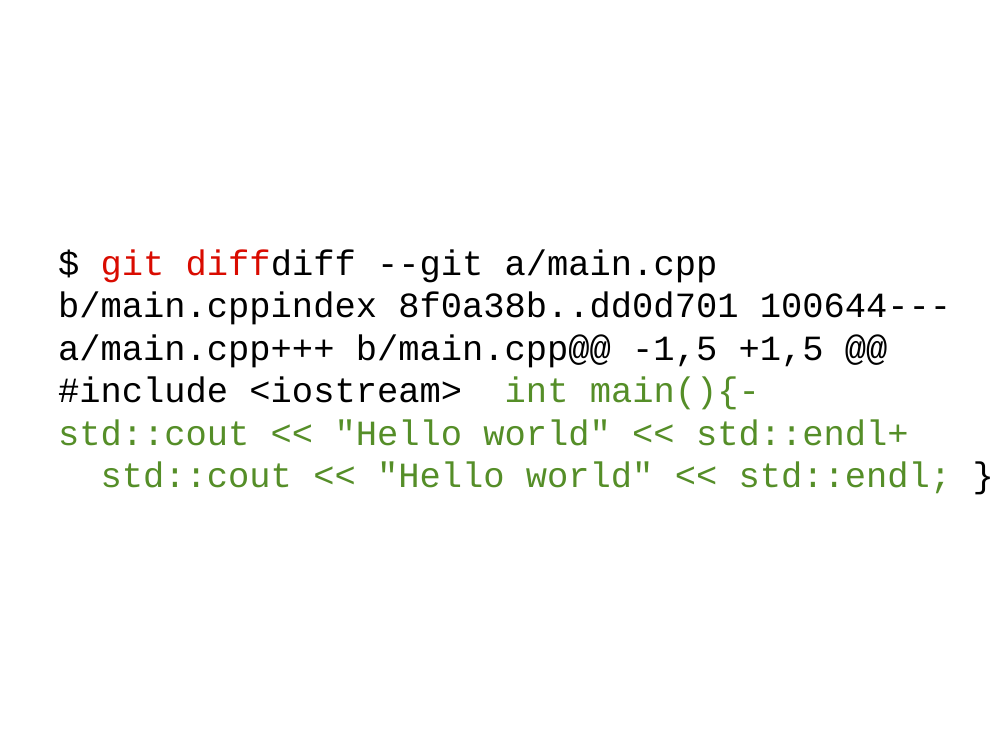
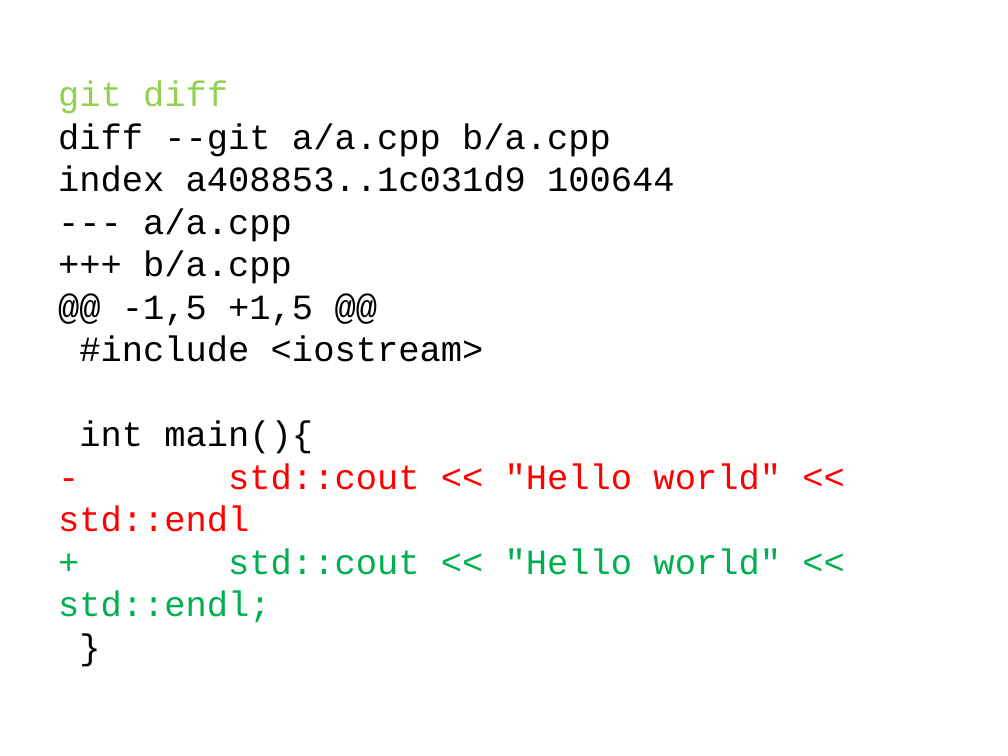
Before and after one commit to schadov/241m-lectures, a slide deck: slide 16 of lec2.ppt. Drawn at 1008x756 pixels with LibreOffice and Linux fonts; fonts in the diff are those of the drawing. Boxes give left, top, right and bottom in pixels: in the first picture for what was removed or moved away, otherwise in the second. Text is boxed around its words. In the diff, an @@ line names an element or a change of style, - is before the commit and + after.

```diff
--- a/lec2.ppt
+++ b/lec2.ppt
@@ text at [58,81,781,623]: text changed @@
-$ git diffdiff --git a/main.cpp b/main.cppindex 8f0a38b..dd0d701 100644--- a/main.cpp+++ b/main.cpp@@ -1,5 +1,5 @@ #include <iostream> int main(){- std::cout << "Hello world" << std::endl+ std::cout << "Hello world" << std::endl; }
+git diff
+diff --git a/a.cpp b/a.cpp
+index a408853..1c031d9 100644
+--- a/a.cpp
++++ b/a.cpp
+@@ -1,5 +1,5 @@
+#include <iostream>
+int main(){
+- std::cout << "Hello world" << std::endl
++ std::cout << "Hello world" << std::endl;
+}
```
Also in this commit, not shown: 13 other slides changed, 7 slides added, 5 slides removed, 1 other file.
